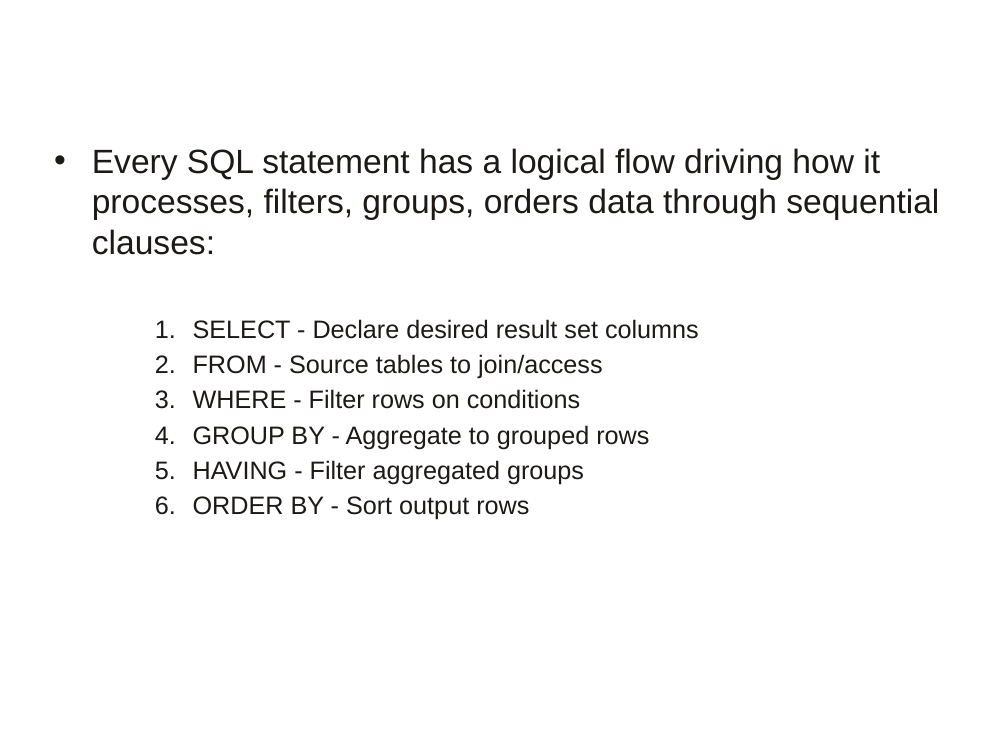
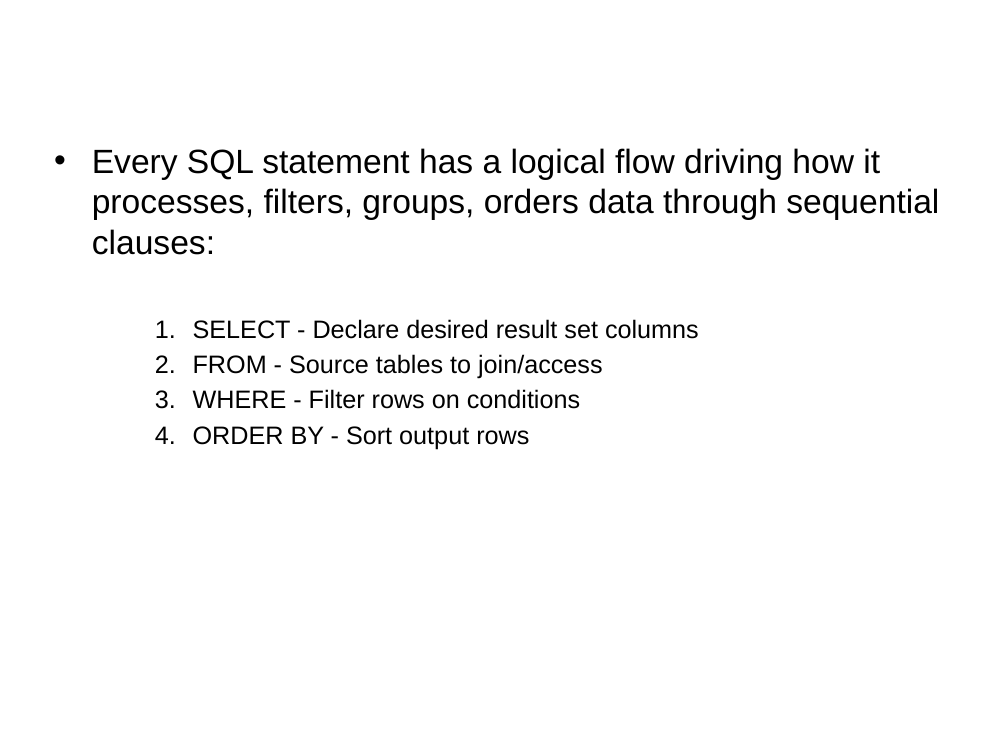
Before and after one commit to a099954/ABC-Program, a slide deck: slide 6 of SQL/Day 2 Filtering and Ordering/Filtering and Ordering.pptx. Drawn at 1008x756 pixels with LibreOffice and Linux fonts; fonts in the diff are those of the drawing; background and template pictures are left out. Boxes give left, top, right and bottom in pixels: in the first picture for what was removed or moved away, otherwise in the second. Text is boxed around its words. In the diff, an @@ line names an element or a change of style, - is before the commit and + after.

```diff
--- a/SQL/Day 2 Filtering and Ordering/Filtering and Ordering.pptx
+++ b/SQL/Day 2 Filtering and Ordering/Filtering and Ordering.pptx
@@ text "Every SQL statement has a ..." at (92,148,939,449): text colour #1C1917 to #000000 @@
@@ text at (193,425,649,485): paragraphs removed @@
-    4. GROUP BY - Aggregate to grouped rows
-    5. HAVING - Filter aggregated groups
```
Also in this commit, not shown: 15 other slides changed, 4 slides removed, 19 other files.
